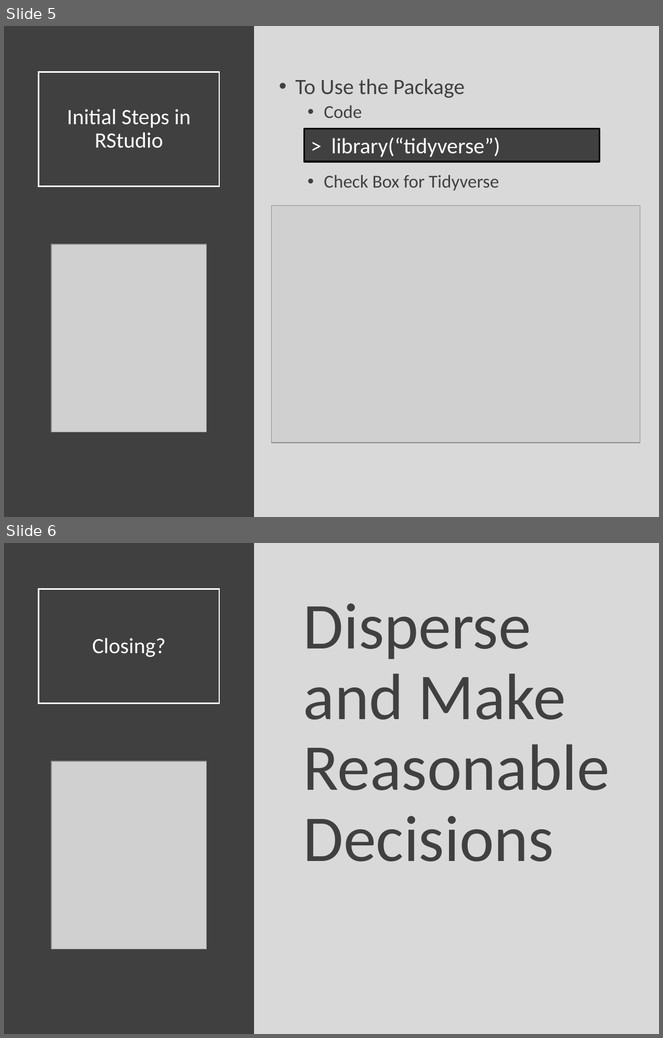
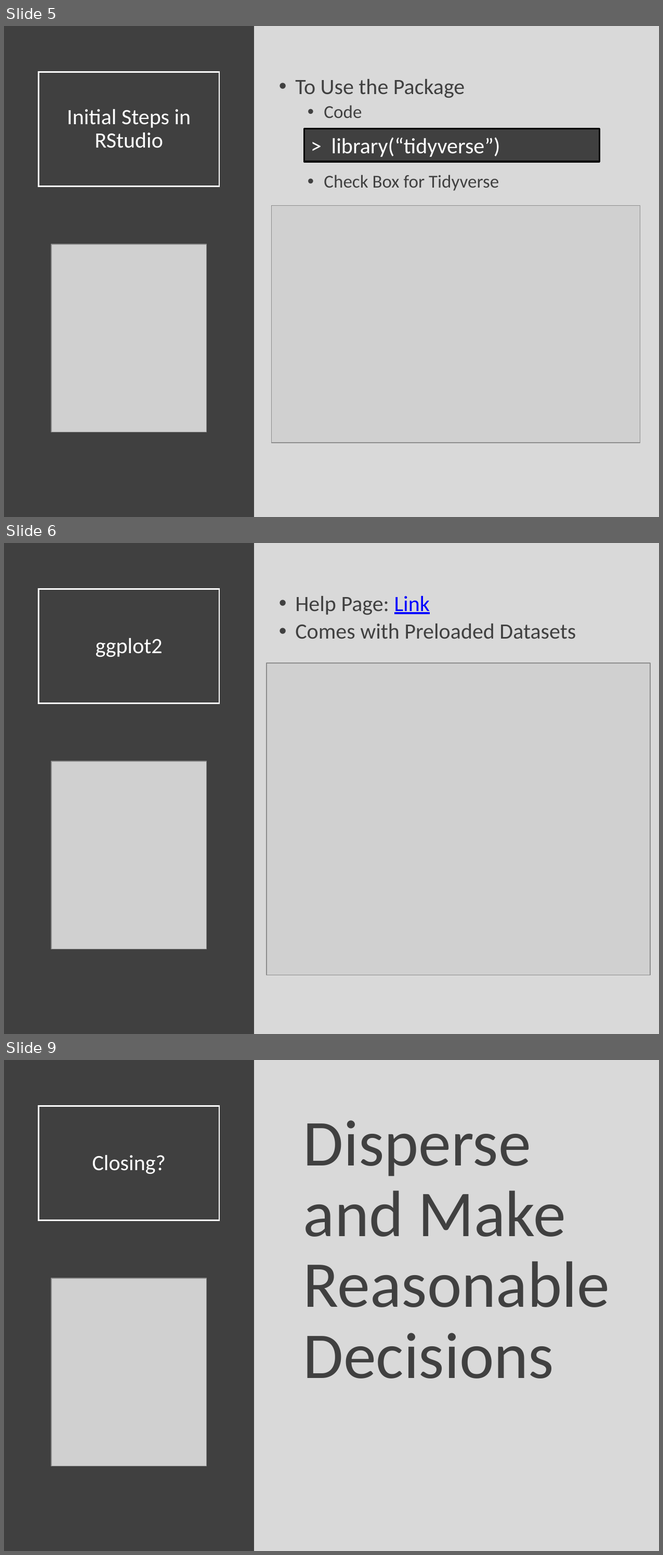
Before and after one commit to Yixf-Self/STOR320_WEBSITE, a slide deck: Lectures/Lecture 2/STOR 320 Lecture 2.pptx. Shown one above the other, each under a label of ours: slides 5 and 6 before the commit, slides 5, 6 and 9 after it; the slides between them are not shown. The pictures are 663x1038 and 663x1555 pixels, drawn with LibreOffice and Linux fonts; fonts in the diff are those of the drawing; grey boxes stand for pictures. Boxes give left, top, right and bottom in pixels: in the first picture for what was removed or moved away, otherwise in the second. Text is boxed around its words. In the diff, an @@ line names an element or a change of style, - is before the commit and + after.

```diff
--- a/Lectures/Lecture 2/STOR 320 Lecture 2.pptx
+++ b/Lectures/Lecture 2/STOR 320 Lecture 2.pptx
@@ slide 6 added at (4,543,659,1034), background #D9D9D9 @@
@@ rectangle added at (4,543,254,1034), fill #404040 @@
@@ title added at (39,589,220,704), outline #FFFFFF 1.5 pt, 24 pt, text #FFFFFF @@
+ggplot2
@@ text added at (295,596,576,639), 24 pt, text #404040 @@
+• Help Page: Link
+• Comes with Preloaded Datasets
@@ picture added at (267,663,651,976) @@
@@ picture added at (51,761,206,949) @@
@@ what was slide 6 is now slide 9 @@
```
Also in this commit, not shown: 1 slide changed, 2 other slides added, 2 other files.
